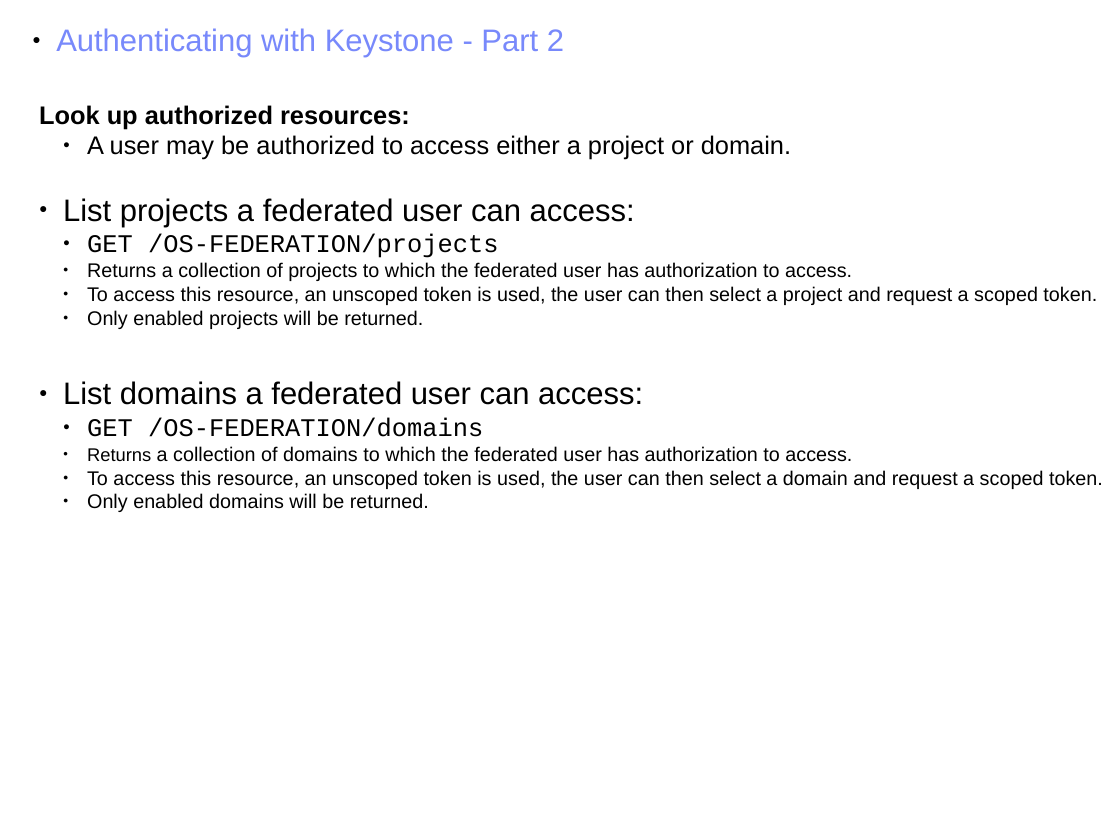
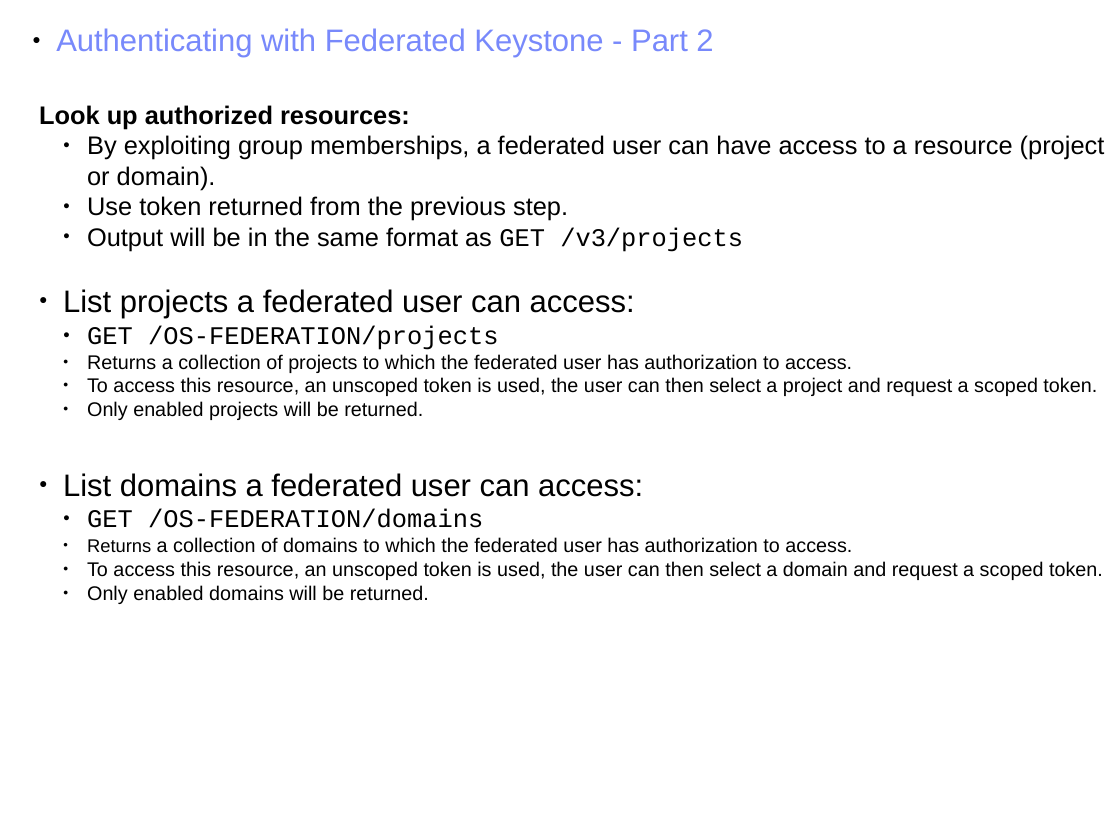
Before and after one commit to joesavak/OpenStackFederation, a slide deck: slide 23 of os-federation.odp. Drawn at 1120x840 pixels with LibreOffice and Linux fonts; fonts in the diff are those of the drawing. Boxes give left, top, right and bottom in pixels: in the first picture for what was removed or moved away, otherwise in the second. Text is boxed around its words. In the diff, an @@ line names an element or a change of style, - is before the commit and + after.

Commit message:
Tweaked some slides
Made minor changes to the slides that Brad and I will presenting. Tried
to make the content a bit shorter and easier to read.

```diff
--- a/os-federation.odp
+++ b/os-federation.odp
@@ text at [56, 28, 713, 58]: text changed @@
-● Authenticating with Keystone - Part 2
+● Authenticating with Federated Keystone - Part 2
@@ text at [87, 135, 1105, 252]: text changed @@
-  ● A user may be authorized to access either a project or domain.
+  ● By exploiting group memberships, a federated user can have access to a resource (project or domain).
+  ● Use token returned from the previous step.
+  ● Output will be in the same format as GET /v3/projects
```
Also in this commit, not shown: 8 other slides changed.
